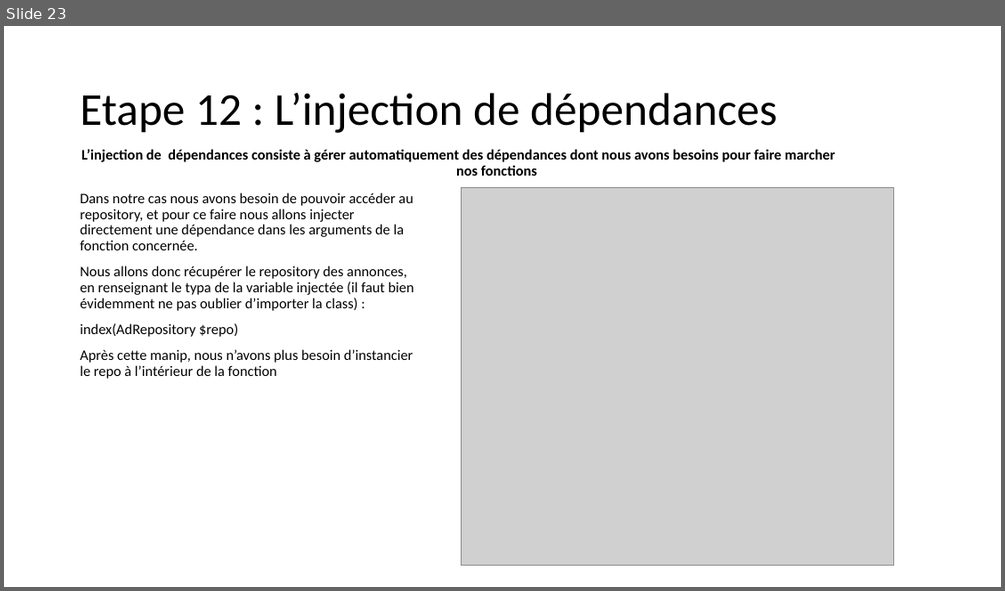
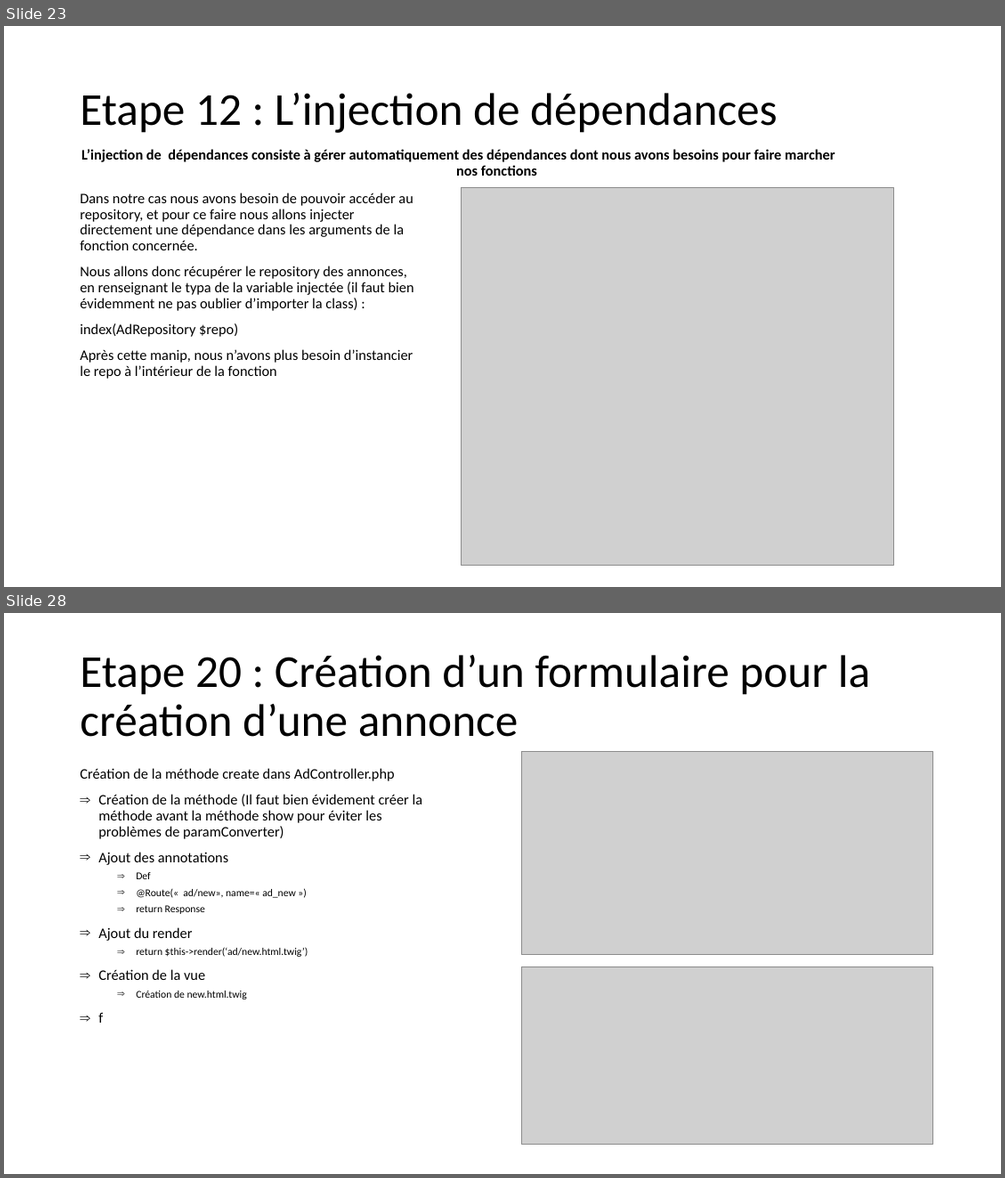
Before and after one commit to SAMTHP/TP_AFPAA, a slide deck: Apprendre symfony.pptx. Shown one above the other, each under a label of ours: slide 23 before the commit, slides 23 and 28 after it; the slides between them are not shown. The pictures are 1005x591 and 1005x1178 pixels, drawn with LibreOffice and Linux fonts; fonts in the diff are those of the drawing; grey boxes stand for pictures. Boxes give left, top, right and bottom in pixels: in the first picture for what was removed or moved away, otherwise in the second. Text is boxed around its words. In the diff, an @@ line names an element or a change of style, - is before the commit and + after.

```diff
--- a/Apprendre symfony.pptx
+++ b/Apprendre symfony.pptx
@@ slide 28 added at (4, 613, 1001, 1174), background #FFFFFF @@
@@ title added at (80, 655, 870, 737), 44 pt, text #000000 @@
+Etape 20 : Création d’un formulaire pour la création d’une annonce
@@ text added at (80, 768, 423, 999), 14 pt, text #000000 @@
+Création de la méthode create dans AdController.php
+⇒ Création de la méthode (Il faut bien évidement créer la méthode avant la méthode show pour éviter les problèmes de paramConverter)
+⇒ Ajout des annotations
+  ⇒ Def
+  ⇒ @Route(« ad/new», name=« ad_new »)
+  ⇒ return Response
+⇒ Ajout du render
+  ⇒ return $this->render(‘ad/new.html.twig’)
+⇒ Création de la vue
+  ⇒ Création de new.html.twig
+⇒ f
@@ picture added at (521, 751, 933, 954) @@
@@ picture added at (521, 966, 933, 1144) @@
```
Also in this commit, not shown: 1 slide changed, 6 other slides added, 1 other file.
